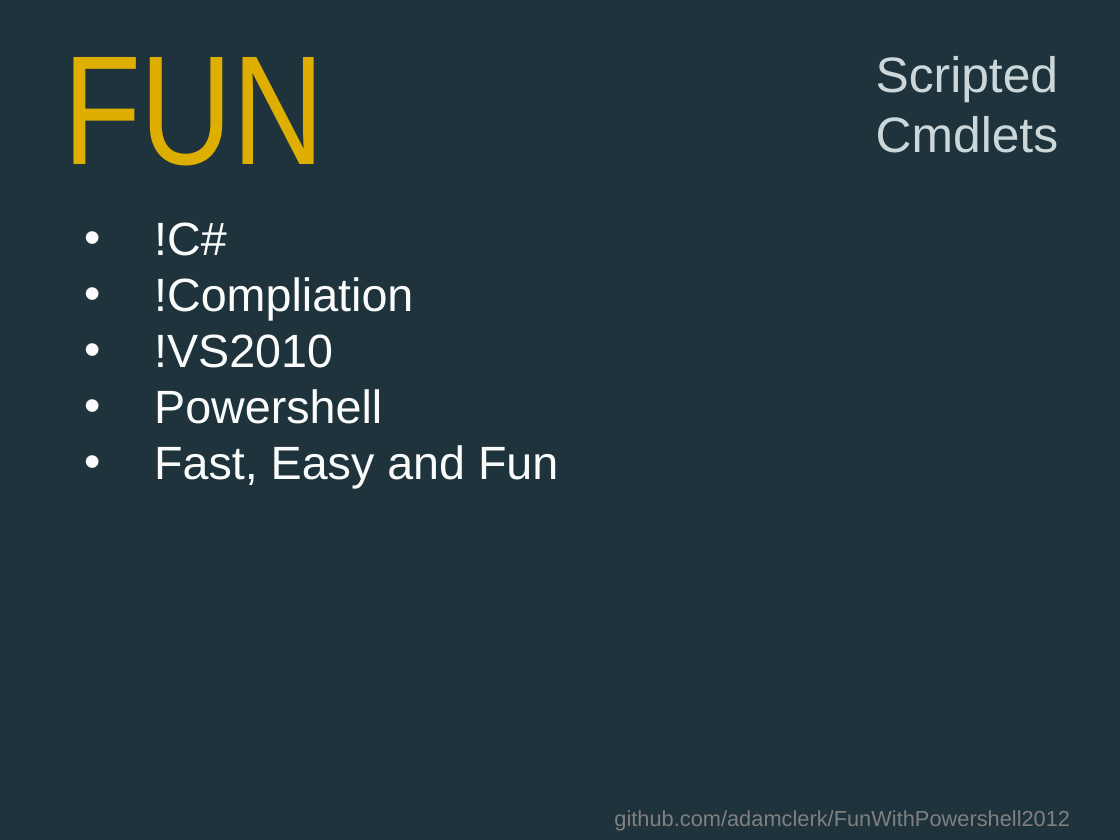
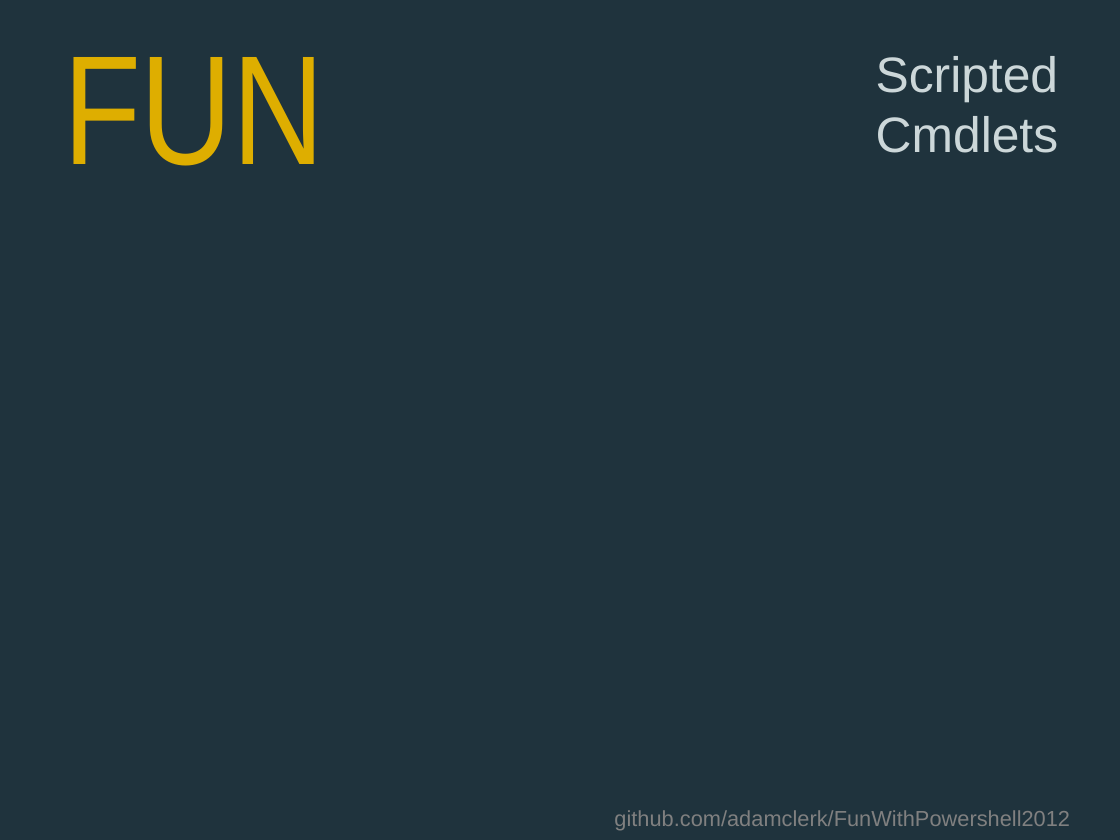
Before and after one commit to adamclerk/FunWithPowershell2012, a slide deck: slide 3 of 2012_CodeCamp_PowerShell.pptx. Drawn at 1120x840 pixels with LibreOffice and Linux fonts; fonts in the diff are those of the drawing. Boxes give left, top, right and bottom in pixels: in the first picture for what was removed or moved away, otherwise in the second. Text is boxed around its words. In the diff, an @@ line names an element or a change of style, - is before the commit and + after.

```diff
--- a/2012_CodeCamp_PowerShell.pptx
+++ b/2012_CodeCamp_PowerShell.pptx
@@ text removed at bbox=[154, 222, 558, 488] @@
-• !C#
-• !Compliation
-• !VS2010
-• Powershell
-• Fast, Easy and Fun
```
Also in this commit, not shown: 7 other slides changed, 1 slide added, 1 slide removed, 13 other files.
